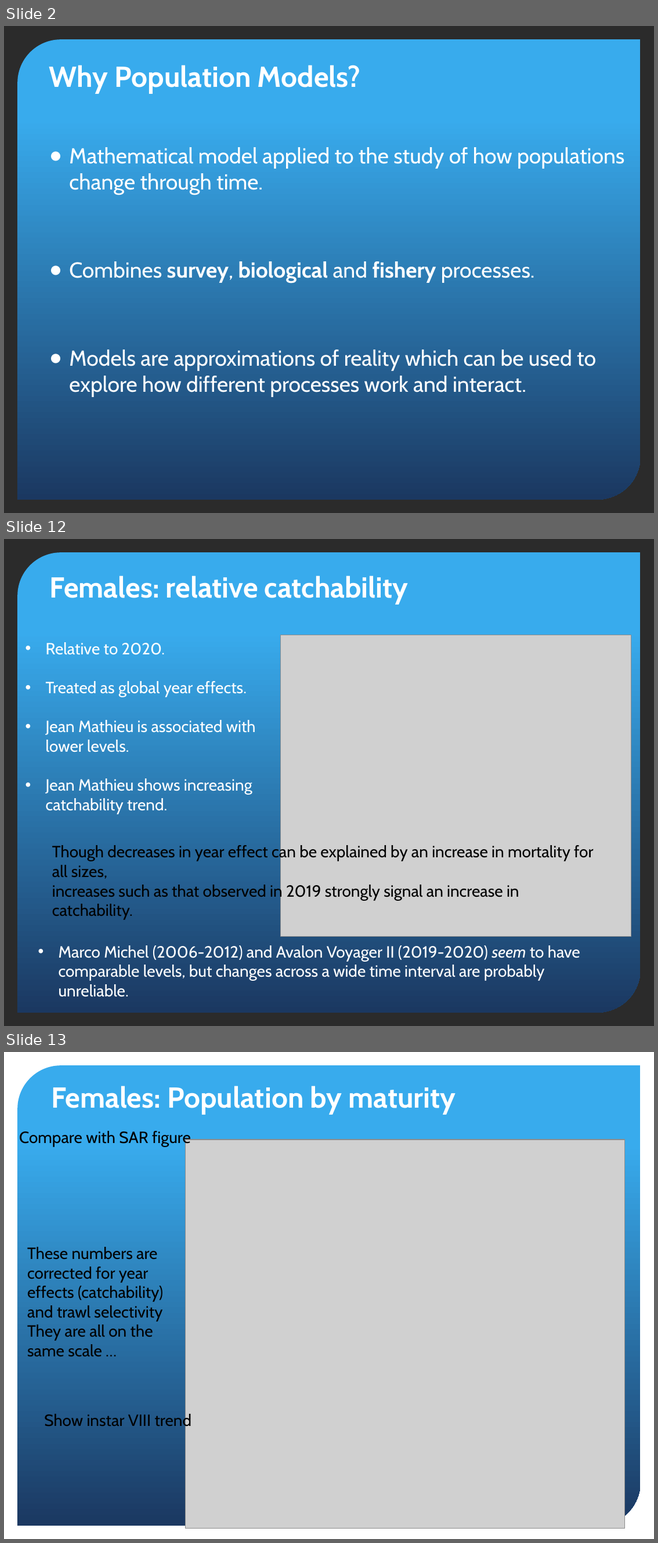
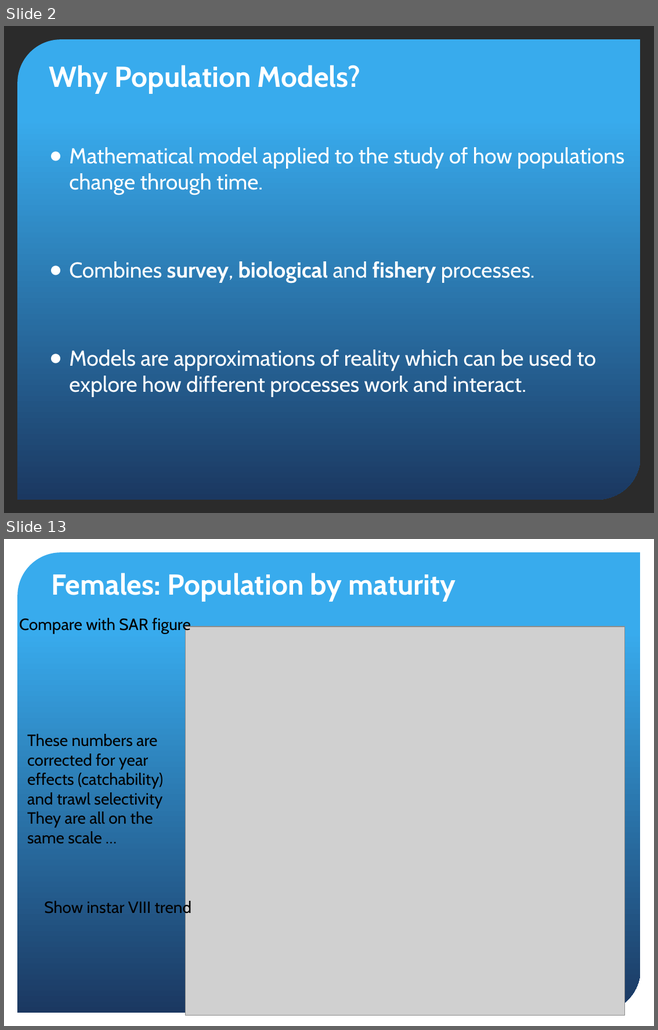
Before and after one commit to TobieSurette/snow-crab-population-dynamics, a slide deck: snow crab/Population Model.pptx. Shown one above the other, each under a label of ours: slides 2, 12 and 13 before the commit, slides 2 and 13 after it; the slides between them are not shown. The pictures are 658x1543 and 658x1030 pixels, drawn with LibreOffice and Linux fonts; fonts in the diff are those of the drawing; grey boxes stand for pictures; background and template pictures are left out; a plain dark background stands for a picture behind light text. Boxes give left, top, right and bottom in pixels: in the first picture for what was removed or moved away, otherwise in the second. Text is boxed around its words. In the diff, an @@ line names an element or a change of style, - is before the commit and + after.

```diff
--- a/snow crab/Population Model.pptx
+++ b/snow crab/Population Model.pptx
@@ slide 12 removed at (x1=4, y1=539, x2=654, y2=1026), background picture (left out); not listed: 1 template element that a slide beside it also shows @@
@@ title removed at (x1=50, y1=576, x2=408, y2=603) @@
-Females: relative catchability
@@ text removed at (x1=46, y1=642, x2=256, y2=814) @@
-• Relative to 2020.
-• Treated as global year effects.
-• Jean Mathieu is associated with lower levels.
-• Jean Mathieu shows increasing catchability trend.
@@ picture removed at (x1=281, y1=635, x2=631, y2=936) @@
@@ text removed at (x1=52, y1=844, x2=593, y2=920) @@
-Though decreases in year effect can be explained by an increase in mortality for all sizes,
-increases such as that observed in 2019 strongly signal an increase in catchability.
@@ text removed at (x1=59, y1=946, x2=580, y2=997) @@
-• Marco Michel (2006-2012) and Avalon Voyager II (2019-2020) seem to have comparable levels, but changes across a wide time interval are probably unreliable.
```
Also in this commit, not shown: 8 slides changed, 6 slides added, 4 other slides removed, 15 other files.
